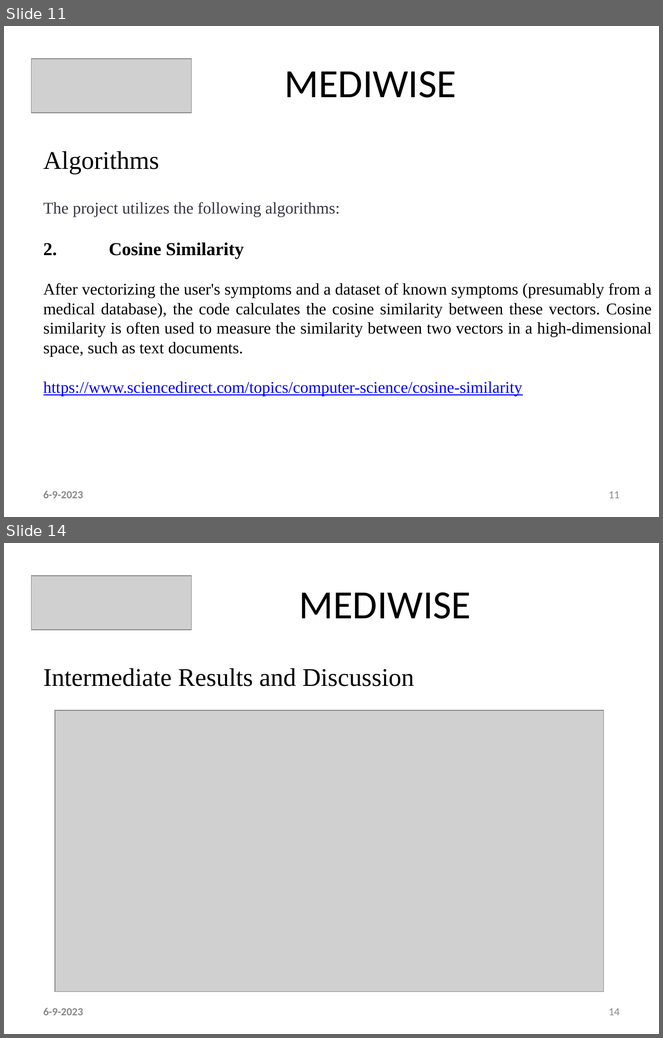
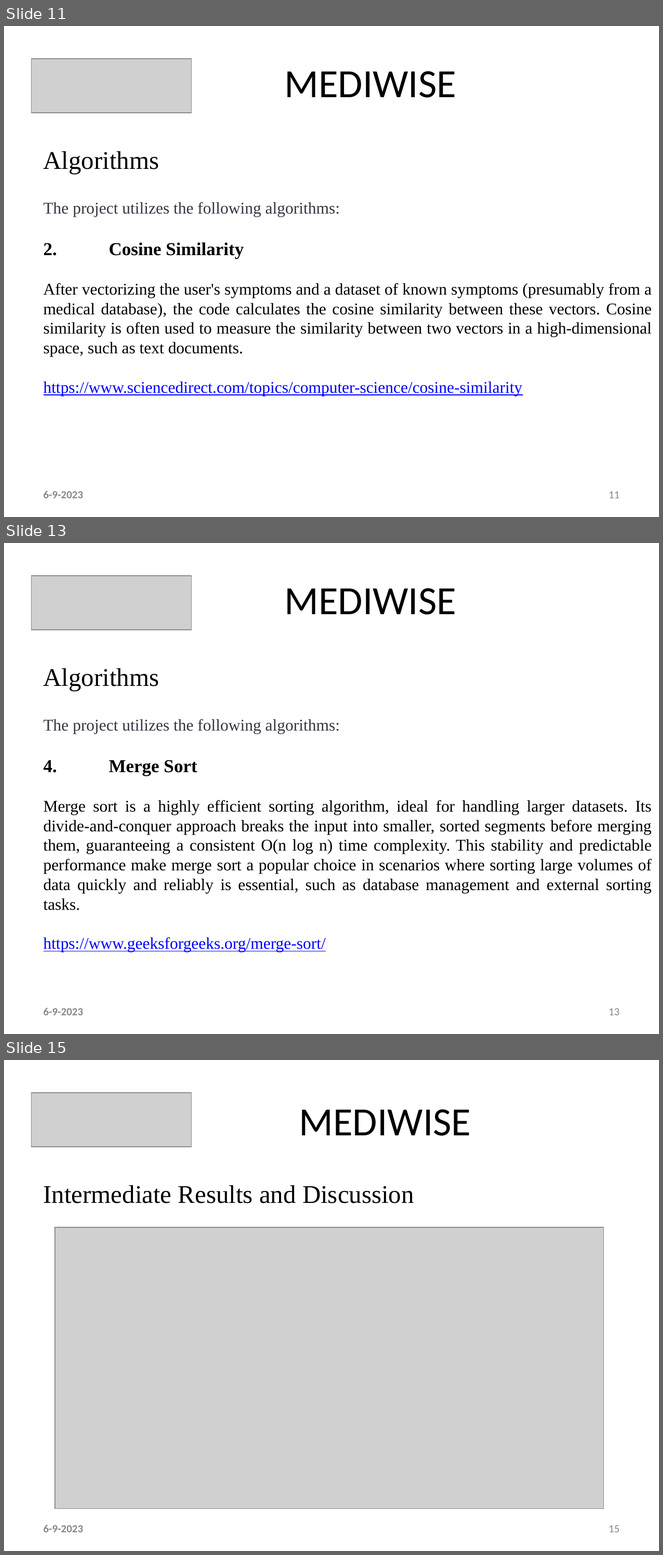
Before and after one commit to ani23-11/MediWise, a slide deck: ppt and references/Main - PPT Template Ctech.pptx. Shown one above the other, each under a label of ours: slides 11 and 14 before the commit, slides 11, 13 and 15 after it; the slides between them are not shown. The pictures are 663x1038 and 663x1555 pixels, drawn with LibreOffice and Linux fonts; fonts in the diff are those of the drawing; grey boxes stand for pictures. Boxes give left, top, right and bottom in pixels: in the first picture for what was removed or moved away, otherwise in the second. Text is boxed around its words. In the diff, an @@ line names an element or a change of style, - is before the commit and + after.

Commit message:
updated merge sort

```diff
--- a/ppt and references/Main - PPT Template Ctech.pptx
+++ b/ppt and references/Main - PPT Template Ctech.pptx
@@ slide 13 added at [4, 543, 659, 1034], background #FFFFFF @@
@@ picture added at [32, 576, 192, 630] @@
@@ text added at [284, 588, 456, 615], 44 pt, text #000000 @@
+MEDIWISE
@@ text added at [44, 668, 159, 691], 28 pt, text #000000 @@
+  Algorithms
@@ text added at [44, 719, 652, 953], 18 pt, text #000000 @@
+The project utilizes the following algorithms:
+4. Merge Sort
+Merge sort is a highly efficient sorting algorithm, ideal for handling larger datasets. Its divide-and-conquer approach breaks the input into smaller, sorted segments before merging them, guaranteeing a consistent O(n log n) time complexity. This stability and predictable performance make merge sort a popular choice in scenarios where sorting large volumes of data quickly and reliably is essential, such as database management and external sorting tasks.
+https://www.geeksforgeeks.org/merge-sort/
@@ text added at [44, 1008, 84, 1016], 12 pt, text #888888, bold @@
+6-9-2023
@@ page number added at [609, 1008, 620, 1016], 12 pt, text #888888 @@
+13
@@ what was slide 14 is now slide 15 @@
@@ page number at [609, 1525, 620, 1533]: text changed @@
-14
+15
```
Also in this commit, not shown: 2 slides changed, 1 other file.
